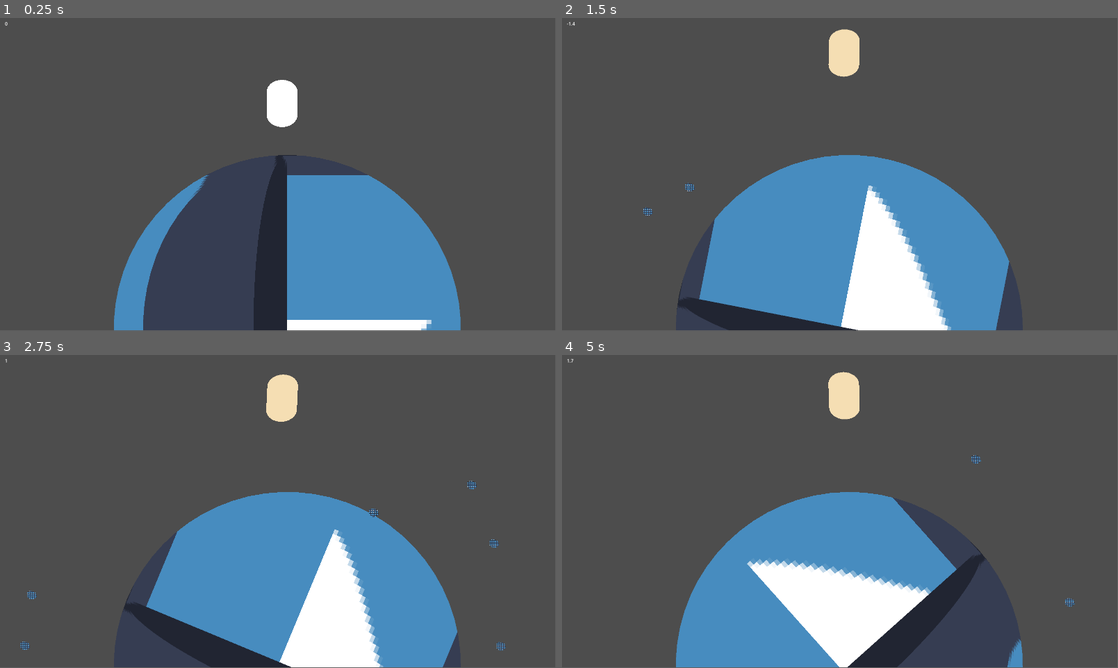
Above: before the commit, frames 1-4 (two rows, left to right).
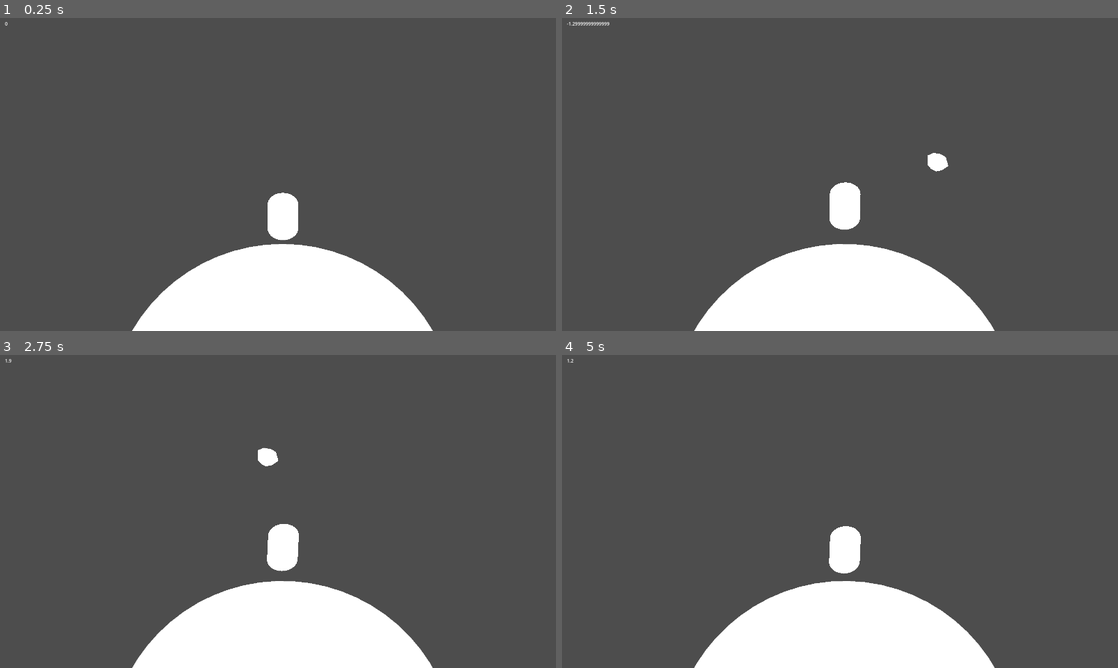
Above: after the commit, the same moments.

Repository: augustmon/comet-woods-game
Game: Godot game, scene res://scenes/world.tscn
The game is run twice, just before and just after one commit, with the same random seed, the same clock (stepped at 60 frames per second) and the same inputs. The engine's default icon, where the game draws it, is replaced by a stand-in: a white triangle on a blue panel in a dark square.
Inputs:
- Up to frame 1 (0.25 s): no input
- Up to frame 2 (1.5 s): tap Enter (ui_accept) at 0.5 s; hold Enter (ui_accept) 0.53-1.28 s; hold D (move_right) from 0.53 s (still down); tap Space (jump) at 0.77, 0.8, 1.07, 1.35 s
- Up to frame 3 (2.75 s): tap Space (jump) at 1.52, 1.82, 2.3 s; tap Enter (ui_accept) at 1.55 s; release D (move_right) at 2.03 s; hold A (move_left) from 2.03 s (still down); hold Enter (ui_accept) from 2.03 s (still down)
- Up to frame 4 (5 s): release A (move_left) at 2.78 s; release Enter (ui_accept) at 2.78 s; hold D (move_right) 2.78-4.28 s; tap Enter (ui_accept) at 2.85, 4.35 s; tap Space (jump) at 3.02, 3.32, 4.52, 4.82 s; hold Space (jump) 3.53-4.28 s; tap R (restart, bound only after the commit) at 4.15 s; hold A (move_left) from 4.28 s (still down)
In our replay, the window is 799x449 before the commit and 800x450 after it. These sizes can differ from the game's own. Grey fills any space a smaller window leaves; there, only what the larger window draws over its background counts as a difference.

The runs differ from the first frame. In frame 1, 22% of the frame differs, in the area x 20-83%, y 19-100%; in frame 2, 23%; in frame 3, 24%, in the area x 1-91%, y 1-100%; in frame 4, 21%.
Error after the commit: Cannot call method 'start' on a null value. (res://scripts/CometSpawner.gd:16)

Commit message:
Add first textures and Star scene

Diff:
--- a/project.godot
+++ b/project.godot
@@ -19,6 +19,8 @@
 
 window/size/viewport_width=1920
 window/size/viewport_height=1080
+window/stretch/mode="viewport"
+window/stretch/aspect="keep_width"
 window/stretch/scale_mode="integer"
 
 [input]
@@ -26,6 +28,8 @@
 jump={
 "deadzone": 0.5,
 "events": [Object(InputEventKey,"resource_local_to_scene":false,"resource_name":"","device":-1,"window_id":0,"alt_pressed":false,"shift_pressed":false,"ctrl_pressed":false,"meta_pressed":false,"pressed":false,"keycode":0,"physical_keycode":32,"key_label":0,"unicode":32,"echo":false,"script":null)
+, Object(InputEventKey,"resource_local_to_scene":false,"resource_name":"","device":-1,"window_id":0,"alt_pressed":false,"shift_pressed":false,"ctrl_pressed":false,"meta_pressed":false,"pressed":false,"keycode":0,"physical_keycode":4194320,"key_label":0,"unicode":0,"echo":false,"script":null)
+, Object(InputEventKey,"resource_local_to_scene":false,"resource_name":"","device":-1,"window_id":0,"alt_pressed":false,"shift_pressed":false,"ctrl_pressed":false,"meta_pressed":false,"pressed":false,"keycode":0,"physical_keycode":87,"key_label":0,"unicode":119,"echo":false,"script":null)
 ]
 }
 move_left={
@@ -40,3 +44,8 @@
 , Object(InputEventKey,"resource_local_to_scene":false,"resource_name":"","device":-1,"window_id":0,"alt_pressed":false,"shift_pressed":false,"ctrl_pressed":false,"meta_pressed":false,"pressed":false,"keycode":0,"physical_keycode":4194321,"key_label":0,"unicode":0,"echo":false,"script":null)
 ]
 }
+restart={
+"deadzone": 0.5,
+"events": [Object(InputEventKey,"resource_local_to_scene":false,"resource_name":"","device":-1,"window_id":0,"alt_pressed":false,"shift_pressed":false,"ctrl_pressed":false,"meta_pressed":false,"pressed":false,"keycode":0,"physical_keycode":82,"key_label":0,"unicode":114,"echo":false,"script":null)
+]
+}
--- a/scenes/comet.tscn
+++ b/scenes/comet.tscn
@@ -1,32 +1,53 @@
-[gd_scene load_steps=3 format=3 uid="uid://d1nqe8qdltwi7"]
+[gd_scene load_steps=7 format=3 uid="uid://d1nqe8qdltwi7"]
 
 [ext_resource type="Script" path="res://scripts/comet.gd" id="1_ulnd2"]
-[ext_resource type="Texture2D" uid="uid://dbxvbaqsjeci6" path="res://assets/icon.svg" id="2_3jeug"]
+[ext_resource type="Texture2D" uid="uid://dtlx7171pb7wy" path="res://assets/textures/red_brown.png" id="2_21kui"]
+[ext_resource type="PackedScene" uid="uid://dj3a8c2ruetkn" path="res://scenes/utility/hit_area.tscn" id="3_ox1so"]
+[ext_resource type="Texture2D" uid="uid://b177y4fuawfm8" path="res://assets/textures/milky_grey.png" id="4_qddtq"]
 
-[node name="Comet" type="RigidBody2D"]
+[sub_resource type="Curve" id="Curve_va5c6"]
+max_value = 5.0
+_data = [Vector2(0, 1.20509), 0.0, 0.0, 0, 0, Vector2(0.240876, 2.51871), 0.0, 0.0, 0, 0, Vector2(1, 0), 0.0, 0.0, 0, 0]
+point_count = 3
+
+[sub_resource type="Gradient" id="Gradient_xu6rc"]
+offsets = PackedFloat32Array(0, 0.0609756, 0.788618, 0.98374)
+colors = PackedColorArray(1, 1, 1, 0, 0.953168, 0.953168, 0.953168, 1, 0.394309, 0.394309, 0.394309, 1, 1, 1, 1, 0)
+
+[node name="Comet" type="StaticBody2D"]
+z_index = 1
 collision_layer = 0
 collision_mask = 0
 script = ExtResource("1_ulnd2")
 
 [node name="Polygon2D" type="Polygon2D" parent="."]
-texture_filter = 1
-texture_repeat = 2
-texture = ExtResource("2_3jeug")
-texture_scale = Vector2(-19.6, -19.6)
+offset = Vector2(2.08165e-12, 2.08165e-12)
+texture = ExtResource("2_21kui")
+texture_offset = Vector2(-23, -17)
+texture_scale = Vector2(-15.6, -15.6)
 polygon = PackedVector2Array(-11, 3, -11, -13, -2, -17, 10, -15, 18, -10, 22, 4, 12, 11, 2, 13, -6, 9)
 
 [node name="CollisionPolygon2D" type="CollisionPolygon2D" parent="."]
 
 [node name="DeathTimer" type="Timer" parent="."]
-wait_time = 5.0
+wait_time = 10.0
 one_shot = true
 
-[node name="HitArea" type="Area2D" parent="."]
-scale = Vector2(1.1, 1.1)
-collision_layer = 2
-collision_mask = 2
+[node name="HitArea" parent="." instance=ExtResource("3_ox1so")]
 
-[node name="HitAreaCollision" type="CollisionPolygon2D" parent="HitArea"]
+[node name="CPUParticles2D" type="CPUParticles2D" parent="."]
+show_behind_parent = true
+amount = 42
+lifetime = 8.0
+speed_scale = 8.0
+lifetime_randomness = 0.1
+texture = ExtResource("4_qddtq")
+particle_flag_align_y = true
+gravity = Vector2(2.08165e-12, 2.08165e-12)
+scale_amount_min = 0.01
+scale_amount_max = 0.05
+scale_amount_curve = SubResource("Curve_va5c6")
+color_ramp = SubResource("Gradient_xu6rc")
 
 [connection signal="timeout" from="DeathTimer" to="." method="_on_death_timer_timeout"]
 [connection signal="area_entered" from="HitArea" to="." method="_on_hit_area_area_entered"]
--- a/scenes/ground.tscn
+++ b/scenes/ground.tscn
@@ -1,30 +1,20 @@
-[gd_scene load_steps=6 format=3 uid="uid://dasfn3553wadw"]
+[gd_scene load_steps=8 format=3 uid="uid://dasfn3553wadw"]
 
-[ext_resource type="Texture2D" uid="uid://dbxvbaqsjeci6" path="res://assets/icon.svg" id="1_liw3s"]
 [ext_resource type="Script" path="res://scripts/ground.gd" id="1_mskge"]
+[ext_resource type="Texture2D" uid="uid://4hpdv1bx5kdk" path="res://assets/textures/murkey_green.png" id="2_76awd"]
+[ext_resource type="Texture2D" uid="uid://xblakpqm4jxy" path="res://assets/textures/foliage_green.png" id="3_sv04t"]
+[ext_resource type="Texture2D" uid="uid://cvp1xf1ramkkf" path="res://assets/textures/dark_green.png" id="3_xlsnd"]
+
+[sub_resource type="CircleShape2D" id="CircleShape2D_4isgm"]
 
 [sub_resource type="CircleShape2D" id="CircleShape2D_tci68"]
 
 [sub_resource type="SphereMesh" id="SphereMesh_3j4ig"]
 
-[sub_resource type="CircleShape2D" id="CircleShape2D_4isgm"]
-
 [node name="Ground" type="StaticBody2D"]
 collision_layer = 2
 collision_mask = 0
 script = ExtResource("1_mskge")
-
-[node name="CollisionShape2D" type="CollisionShape2D" parent="."]
-scale = Vector2(61, 61)
-shape = SubResource("CircleShape2D_tci68")
-
-[node name="MeshInstance2D" type="MeshInstance2D" parent="."]
-texture_filter = 1
-texture_repeat = 2
-position = Vector2(2.08165e-12, 2.08165e-12)
-scale = Vector2(1200, 1200)
-mesh = SubResource("SphereMesh_3j4ig")
-texture = ExtResource("1_liw3s")
 
 [node name="Hitbox" type="Area2D" parent="."]
 collision_layer = 2
@@ -35,4 +25,27 @@
 shape = SubResource("CircleShape2D_4isgm")
 debug_color = Color(0.901961, 0.290196, 0.294118, 0.419608)
 
+[node name="CollisionShape2D" type="CollisionShape2D" parent="."]
+scale = Vector2(61, 61)
+shape = SubResource("CircleShape2D_tci68")
+
+[node name="MeshInstance2D" type="MeshInstance2D" parent="."]
+position = Vector2(2.08165e-12, 2.08165e-12)
+scale = Vector2(1200, 1200)
+mesh = SubResource("SphereMesh_3j4ig")
+texture = ExtResource("2_76awd")
+
+[node name="SkylineSprite2" type="Sprite2D" parent="."]
+visible = false
+modulate = Color(1, 1, 1, 0.360784)
+show_behind_parent = true
+scale = Vector2(6.0487, 6.0487)
+texture = ExtResource("3_xlsnd")
+
+[node name="SkylineSprite" type="Sprite2D" parent="."]
+visible = false
+show_behind_parent = true
+scale = Vector2(3.25859, 3.25859)
+texture = ExtResource("3_sv04t")
+
 [connection signal="body_entered" from="Hitbox" to="." method="_on_hitbox_body_entered"]
--- a/scenes/player.tscn
+++ b/scenes/player.tscn
@@ -7,6 +7,33 @@
 [sub_resource type="CapsuleShape2D" id="CapsuleShape2D_w0pen"]
 radius = 6.73642
 height = 14.8471
+
+[sub_resource type="Animation" id="Animation_7rvuh"]
+resource_name = "hurt"
+tracks/0/type = "value"
+tracks/0/imported = false
+tracks/0/enabled = true
+tracks/0/path = NodePath(".:modulate")
+tracks/0/interp = 1
+tracks/0/loop_wrap = true
+tracks/0/keys = {
+"times": PackedFloat32Array(0, 1),
+"transitions": PackedFloat32Array(1, 1),
+"update": 0,
+"values": [Color(0.729412, 0, 0, 1), Color(1, 1, 1, 1)]
+}
+tracks/1/type = "value"
+tracks/1/imported = false
+tracks/1/enabled = true
+tracks/1/path = NodePath(".:scale")
+tracks/1/interp = 1
+tracks/1/loop_wrap = true
+tracks/1/keys = {
+"times": PackedFloat32Array(0, 0.3, 0.6, 0.9, 1),
+"transitions": PackedFloat32Array(1, 1, 1, 1, 1),
+"update": 0,
+"values": [Vector2(1, 1), Vector2(1, 0.7), Vector2(1, 1), Vector2(1, 0.7), Vector2(1, 1)]
+}
 
 [sub_resource type="Animation" id="Animation_rtimu"]
 resource_name = "idle"
@@ -21,6 +48,30 @@
 "transitions": PackedFloat32Array(1),
 "update": 0,
 "values": [0.0]
+}
+tracks/1/type = "value"
+tracks/1/imported = false
+tracks/1/enabled = true
+tracks/1/path = NodePath(".:modulate")
+tracks/1/interp = 1
+tracks/1/loop_wrap = true
+tracks/1/keys = {
+"times": PackedFloat32Array(0),
+"transitions": PackedFloat32Array(1),
+"update": 0,
+"values": [Color(1, 1, 1, 1)]
+}
+tracks/2/type = "value"
+tracks/2/imported = false
+tracks/2/enabled = true
+tracks/2/path = NodePath(".:scale")
+tracks/2/interp = 1
+tracks/2/loop_wrap = true
+tracks/2/keys = {
+"times": PackedFloat32Array(0),
+"transitions": PackedFloat32Array(1),
+"update": 0,
+"values": [Vector2(1, 1)]
 }
 
 [sub_resource type="Animation" id="Animation_xulc1"]
@@ -39,17 +90,47 @@
 "update": 0,
 "values": [0.0, 0.0523599, -1.21107e-17, -0.0523599, -1.21107e-17]
 }
+tracks/1/type = "value"
+tracks/1/imported = false
+tracks/1/enabled = true
+tracks/1/path = NodePath(".:modulate")
+tracks/1/interp = 1
+tracks/1/loop_wrap = true
+tracks/1/keys = {
+"times": PackedFloat32Array(0),
+"transitions": PackedFloat32Array(1),
+"update": 0,
+"values": [Color(1, 1, 1, 1)]
+}
+tracks/2/type = "value"
+tracks/2/imported = false
+tracks/2/enabled = true
+tracks/2/path = NodePath(".:scale")
+tracks/2/interp = 1
+tracks/2/loop_wrap = true
+tracks/2/keys = {
+"times": PackedFloat32Array(0),
+"transitions": PackedFloat32Array(1),
+"update": 0,
+"values": [Vector2(1, 1)]
+}
 
 [sub_resource type="AnimationLibrary" id="AnimationLibrary_xwixm"]
 _data = {
+"hurt": SubResource("Animation_7rvuh"),
 "idle": SubResource("Animation_rtimu"),
 "run": SubResource("Animation_xulc1")
 }
 
+[sub_resource type="CapsuleShape2D" id="CapsuleShape2D_c8swm"]
+radius = 56.0
+height = 166.0
+
 [node name="Player" type="CharacterBody2D"]
+modulate = Color(0.73, 0.3285, 0, 1)
 collision_layer = 0
+floor_constant_speed = true
 script = ExtResource("1_tgngl")
-GRAVITY = 20.0
 
 [node name="MeshInstance2D" type="MeshInstance2D" parent="."]
 scale = Vector2(106.007, 81.6855)
@@ -64,3 +145,18 @@
 "": SubResource("AnimationLibrary_xwixm")
 }
 speed_scale = 1.5
+
+[node name="HitBox" type="Area2D" parent="."]
+collision_layer = 0
+collision_mask = 2
+
+[node name="HitBoxCollision" type="CollisionShape2D" parent="HitBox"]
+shape = SubResource("CapsuleShape2D_c8swm")
+debug_color = Color(0.898039, 0.258824, 0.462745, 0.419608)
+
+[node name="DelayTimer" type="Timer" parent="."]
+wait_time = 0.1
+one_shot = true
+
+[connection signal="area_entered" from="HitBox" to="." method="_on_hit_box_area_entered"]
+[connection signal="timeout" from="DelayTimer" to="." method="_on_delay_timer_timeout"]
--- a/scenes/world.tscn
+++ b/scenes/world.tscn
@@ -1,14 +1,45 @@
-[gd_scene load_steps=6 format=3 uid="uid://bs2nnkoboh3vq"]
+[gd_scene load_steps=8 format=3 uid="uid://bs2nnkoboh3vq"]
 
 [ext_resource type="Script" path="res://scripts/speedlabel.gd" id="1_6iqgl"]
 [ext_resource type="PackedScene" uid="uid://dasfn3553wadw" path="res://scenes/ground.tscn" id="1_bfr17"]
+[ext_resource type="PackedScene" uid="uid://d1w2nlcs6vsxm" path="res://scenes/sky.tscn" id="1_jyw6d"]
 [ext_resource type="PackedScene" uid="uid://cxg4vfywlny81" path="res://scenes/player.tscn" id="2_hyots"]
 [ext_resource type="Script" path="res://scripts/CometSpawner.gd" id="5_2u3fp"]
+[ext_resource type="PackedScene" uid="uid://chao04ufpmu6q" path="res://scenes/star.tscn" id="6_hclmw"]
 
 [sub_resource type="RectangleShape2D" id="RectangleShape2D_emeci"]
 size = Vector2(105, 20)
 
 [node name="World" type="Node2D"]
+
+[node name="Sky" parent="." instance=ExtResource("1_jyw6d")]
+position = Vector2(978, 1393)
+scale = Vector2(1.08232, 1.08232)
+
+[node name="CometSpawner" type="Node2D" parent="Sky"]
+position = Vector2(-996, -1087)
+script = ExtResource("5_2u3fp")
+
+[node name="Spawntimer" type="Timer" parent="Sky/CometSpawner"]
+
+[node name="Star" parent="Sky" instance=ExtResource("6_hclmw")]
+position = Vector2(299.357, -1139.22)
+scale = Vector2(0.923941, 0.923941)
+
+[node name="Ground" parent="." instance=ExtResource("1_bfr17")]
+unique_name_in_owner = true
+position = Vector2(975.402, 1379.6)
+
+[node name="Player" parent="." instance=ExtResource("2_hyots")]
+position = Vector2(977, 667)
+
+[node name="Platform" type="StaticBody2D" parent="."]
+position = Vector2(971, 778)
+collision_mask = 0
+
+[node name="CollisionShape2D" type="CollisionShape2D" parent="Platform"]
+position = Vector2(3, 0)
+shape = SubResource("RectangleShape2D_emeci")
 
 [node name="UI" type="CanvasLayer" parent="."]
 
@@ -19,23 +50,4 @@
 offset_bottom = 31.0
 script = ExtResource("1_6iqgl")
 
-[node name="Ground" parent="." instance=ExtResource("1_bfr17")]
-position = Vector2(993.402, 1073.6)
-
-[node name="Player" parent="." instance=ExtResource("2_hyots")]
-position = Vector2(975.376, 255.632)
-
-[node name="Platform" type="StaticBody2D" parent="."]
-position = Vector2(989, 472)
-collision_mask = 0
-
-[node name="CollisionShape2D" type="CollisionShape2D" parent="Platform"]
-position = Vector2(3, 0)
-shape = SubResource("RectangleShape2D_emeci")
-
-[node name="CometSpawner" type="Node2D" parent="."]
-script = ExtResource("5_2u3fp")
-
-[node name="Spawntimer" type="Timer" parent="CometSpawner"]
-
-[connection signal="timeout" from="CometSpawner/Spawntimer" to="CometSpawner" method="_on_spawntimer_timeout"]
+[connection signal="timeout" from="Sky/CometSpawner/Spawntimer" to="Sky/CometSpawner" method="_on_spawntimer_timeout"]
--- a/scripts/CometSpawner.gd
+++ b/scripts/CometSpawner.gd
@@ -4,37 +4,47 @@
 const COMET = preload("res://scenes/comet.tscn")
 
 # Reference to ground to generate spawn coordinates
-@onready var ground: StaticBody2D = $"../Ground"
+@onready var ground: StaticBody2D = %Ground
 var ground_center : Vector2
 
+@onready var spawntimer: Timer = $Spawntimer
+
+@export var radius : int = 1600
+
 func _ready() -> void:
-	ground_center = ground.global_position
-	print(ground_center)
+	ground_center = Vector2.ZERO
+	spawntimer.start()
 
 func _process(delta: float) -> void:
 	pass
 
+## TESTING: Comet spawn on 'Enter' key
 func _input(event: InputEvent) -> void:
 	if event.is_action_pressed("ui_accept"):
 		spawn_comet()
+##
 
 func spawn_comet() -> void:
 	var new_comet = COMET.instantiate()
-	new_comet.spawn_point = random_spawn_position()
-	new_comet.ground_point = ground_center
-	var random_float = randf_range(1.0,2.0)
-	new_comet.scale = Vector2(random_float, random_float)
-	add_child(new_comet)
+	new_comet.SPAWN_POINT = random_spawn_position()
+	get_parent().add_child(new_comet)
 
 
 func random_spawn_position() -> Vector2:
-	var random_y_coord = randi_range(0, ground_center.y)
-	var fortegn = [-random_y_coord, +random_y_coord]
-	var y_coord_plus_or_minus = fortegn[randi_range(0,1)]
-	var calculated_x_coord = ground_center.x + y_coord_plus_or_minus*2
-	var spawn_point_vector = Vector2(calculated_x_coord, random_y_coord)
+	# My old attempt
+	#var random_y_coord = randi_range(0, ground_center.y)
+	#var fortegn = [-random_y_coord, +random_y_coord]
+	#var y_coord_plus_or_minus = fortegn[randi_range(0,1)]
+	#var calculated_x_coord = ground_center.x + y_coord_plus_or_minus*2
+	#var spawn_point_vector = Vector2(calculated_x_coord, random_y_coord)
+	var random_angle = randi_range(1,359)
+	var x_coord = ground_center.x + radius * cos(random_angle)
+	var y_coord = ground_center.y + radius * sin(random_angle)
+	var spawn_point_vector = Vector2(x_coord, y_coord)
 	return spawn_point_vector
 
 
 func _on_spawntimer_timeout() -> void:
 	spawn_comet()
+	spawntimer.wait_time = randf_range(0.1,0.9)
+	spawntimer.start()
--- a/scripts/comet.gd
+++ b/scripts/comet.gd
@@ -1,33 +1,48 @@
-extends RigidBody2D
+extends StaticBody2D
 class_name Comet
 
 @onready var polygon_2d: Polygon2D = $Polygon2D
 @onready var collision_polygon_2d: CollisionPolygon2D = $CollisionPolygon2D
-@onready var death_timer: Timer = $DeathTimer
-@onready var hit_area_collision: CollisionPolygon2D = $HitArea/HitAreaCollision
+@onready var hit_area: CollisionPolygon2D = $HitArea.get_child(0)
 
-@export var spawn_point : Vector2
-@export var ground_point : Vector2
-@export var speed : float = 0.3
+@export var SPAWN_POINT : Vector2 = Vector2(600,300)
+@export var TARGET_POINT : Vector2 = Vector2(1200,600)
+@export var SPEED : float = 0.2
+@export var LIFE_SPAN : float = 10.0
+
 var direction : Vector2
 
 func _ready() -> void:
-	collision_polygon_2d.polygon = polygon_2d.polygon
-	hit_area_collision.polygon = polygon_2d.polygon
-
-	position = spawn_point
-	direction = ground_point - spawn_point
-
-	death_timer.start()
+	set_collision_shapes()
+	set_position_and_direction()
+	set_size_scale()
+	set_life_span()
 
 func _process(delta: float) -> void:
-	linear_velocity = direction * speed
-	move_and_collide(linear_velocity, delta)
+	var linear_velocity = direction * SPEED
+	position += linear_velocity * delta
 
+func set_position_and_direction() -> void:
+	position = SPAWN_POINT
+	TARGET_POINT = Vector2.ZERO
+	direction = TARGET_POINT - SPAWN_POINT
 
-func _on_death_timer_timeout() -> void:
-	queue_free()
+func set_collision_shapes() -> void:
+	collision_polygon_2d.polygon = polygon_2d.polygon
+	hit_area.polygon = polygon_2d.polygon
+
+func set_size_scale() -> void:
+	var random_scale = randf_range(1.0,3.0)
+	set_scale(Vector2(random_scale,random_scale))
+
+func set_life_span() -> void:
+	var timer : Timer = Timer.new()
+	add_child(timer)
+	timer.one_shot = true
+	timer.autostart = false
+	timer.wait_time = LIFE_SPAN
+	timer.timeout.connect(func(): queue_free()) # this is a lambda/callback function
+	timer.start()
 
 func _on_hit_area_area_entered(area: Area2D) -> void:
-	print("hitting", area)
 	queue_free()
--- a/scripts/ground.gd
+++ b/scripts/ground.gd
@@ -19,6 +19,12 @@
 	apply_friction()
 	rotation += rotation_speed*delta
 
+
+func _input(event: InputEvent) -> void:
+	if event.is_action_pressed("restart"):
+		var tree = get_tree()
+		tree.reload_current_scene()
+
 func apply_friction() -> void:
 	## OLD METHOD, WHERE THE FLOOR ALWAYS ROTATES A BIT...
 	#if sign(rotation_speed) == -1:
@@ -31,4 +37,4 @@
 
 
 func _on_hitbox_body_entered(body: Node2D) -> void:
-	print("Hitbox activated by:", body)
+	pass
--- a/scripts/player.gd
+++ b/scripts/player.gd
@@ -1,39 +1,83 @@
 extends CharacterBody2D
 class_name Player
 
-var JUMP_HEIGHT : float = 800.0
-@export var GRAVITY : float = 1.0
+@export var JUMP_VELOCITY = -400.0
+@export var GRAVITY : float = 1200.0
+@export var MAX_HEALTH : int = 50
+
+var grounded_position : float
+var jump_buffer : bool = false
+
+signal health_changed
+var HEALTH : int = MAX_HEALTH:
+	get:
+		print("health was acessed %d" % HEALTH)
+		return HEALTH
+	set(value):
+		HEALTH = value
+		health_changed.emit()
 
 @onready var animation_player: AnimationPlayer = $AnimationPlayer
+@onready var delay_timer: Timer = $DelayTimer
 
-@export var state = State
 enum State {
 	RUNNING,
 	STANDING,
 	JUMPING
 }
+@export var state = State
+
+func _ready() -> void:
+	pass
 
 
+func _physics_process(delta: float) -> void:
+	apply_gravity(delta)
+	handle_jump()
+	handle_move_animations()
+	move_and_slide()
 
-func _process(delta: float) -> void:
+func apply_gravity(delta) -> void:
+	if not is_on_floor():
+		velocity.y += GRAVITY * delta
 
-	# Jump mechanics
-	if Input.is_action_just_pressed("jump") and is_on_floor():
-		velocity.y -= JUMP_HEIGHT
-		print("jump!", velocity)
+func take_damage(damage_amount) -> void:
+	HEALTH -= damage_amount
+	animation_player.current_animation = "hurt"
+	if HEALTH <= 0:
+		print(" u ded ")
 
+func handle_jump() -> void:
+	if is_on_floor():
+		if Input.is_action_just_pressed("jump") or (jump_buffer and Input.is_action_pressed("jump")):
+			state = State.JUMPING
+			velocity.y = JUMP_VELOCITY
+
+	elif Input.is_action_just_released("jump") and velocity.y < JUMP_VELOCITY / 2:
+			velocity.y = JUMP_VELOCITY / 2
+
+	elif Input.is_action_just_released("jump") and velocity.y > 0:
+		jump_buffer = true
+		delay_timer.start()
+
+func handle_move_animations():
 	if Input.is_action_pressed("move_left") or Input.is_action_pressed("move_right"):
-		State.RUNNING
-		modulate = Color.WHEAT
-		animation_player.current_animation = "run"
+		state = State.RUNNING
+		if animation_player.current_animation != "hurt":
+			animation_player.current_animation = "run"
 	else:
 		state = State.STANDING
-		modulate = Color.WHITE
-		animation_player.current_animation = "idle"
+		if animation_player.current_animation != "hurt":
+			animation_player.current_animation = "idle"
 
-	apply_gravity()
-	move_and_slide()
+func determine_grounded_position() -> void:
+	if is_on_floor() and not grounded_position:
+		grounded_position = position.y
+		print("Player at ", grounded_position)
 
+func _on_hit_box_area_entered(area: Area2D) -> void:
+	take_damage(10)
 
-func apply_gravity() -> void:
-	velocity.y += GRAVITY
+func _on_delay_timer_timeout() -> void:
+	jump_buffer = false
+	print("Timeout")
Not shown: 1 places in scenes/player.tscn that only renumber resources
